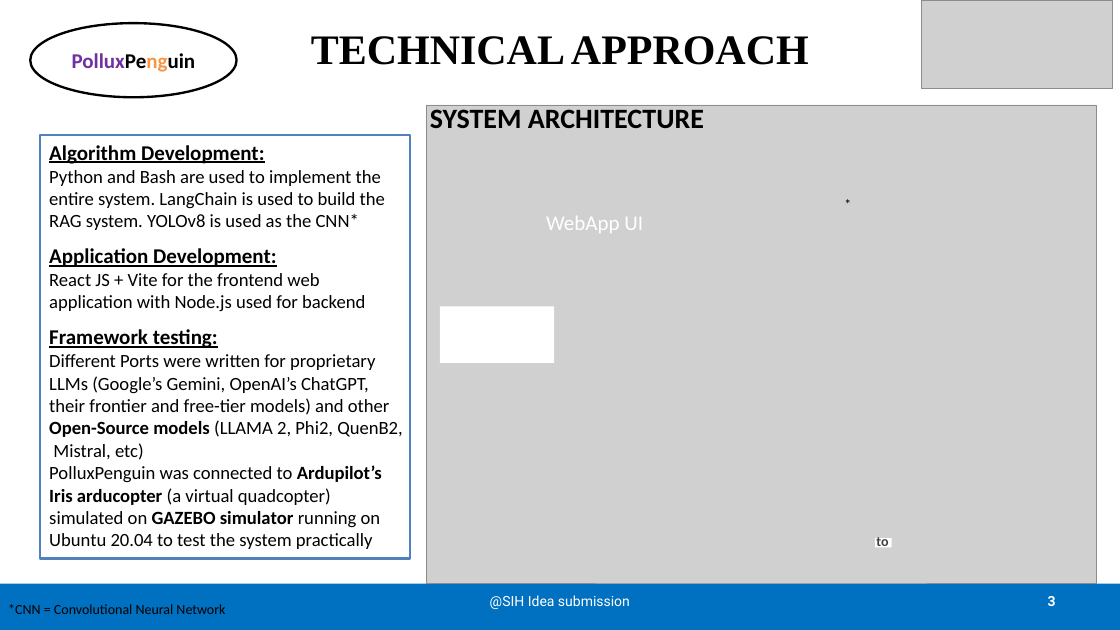
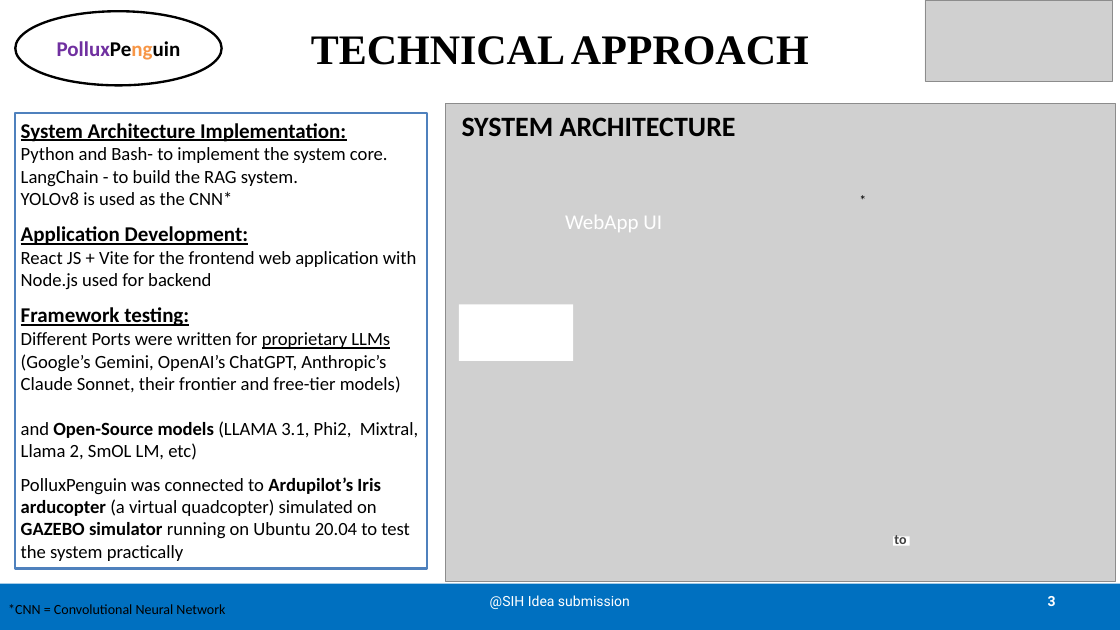
Before and after one commit to AradhyaSpace11/PolluxPenguin-beta, a slide deck: slide 3 of Docs/PolluxPenguin-PPT.pptx. Drawn at 1120x630 pixels with LibreOffice and Linux fonts; fonts in the diff are those of the drawing; grey boxes stand for pictures. Boxes give left, top, right and bottom in pixels: in the first picture for what was removed or moved away, otherwise in the second. Text is boxed around its words. In the diff, an @@ line names an element or a change of style, - is before the commit and + after.

```diff
--- a/Docs/PolluxPenguin-PPT.pptx
+++ b/Docs/PolluxPenguin-PPT.pptx
@@ ellipse "PolluxPenguin": place and size @@
-ellipse "PolluxPenguin" at box(30, 24, 237, 97)
+ellipse "PolluxPenguin" at box(15, 11, 222, 85)
@@ picture: place and size @@
-picture at box(922, 0, 1113, 88)
+picture at box(925, 0, 1112, 82)
@@ text "System Architecture Implementation:": place and size @@
-text "System Architecture Implementation:" at box(49, 145, 402, 528)
+text "System Architecture Implementation:" at box(21, 123, 418, 561)
@@ rectangle: place and size @@
-rectangle at box(40, 135, 410, 559)
+rectangle at box(15, 113, 427, 568)
@@ text "SYSTEM ARCHITECTURE" rewrapped from box(430, 105, 704, 128) to box(462, 117, 736, 136) @@
@@ text at box(21, 123, 388, 205): text changed @@
-Algorithm Development:
-Python and Bash are used to implement the entire system. LangChain is used to build the RAG system. YOLOv8 is used as the CNN*
+System Architecture Implementation:
+Python and Bash- to implement the system core. LangChain - to build the RAG system.
+YOLOv8 is used as the CNN*
@@ text "*": place and size @@
-text "*" at box(836, 192, 860, 217)
+text "*" at box(851, 187, 875, 213)
@@ rectangle: place and size @@
-rectangle at box(440, 307, 555, 363)
+rectangle at box(459, 304, 573, 360)
@@ text at box(21, 332, 418, 561): text changed @@
-Different Ports were written for proprietary LLMs (Google’s Gemini, OpenAI’s ChatGPT, their frontier and free-tier models) and other Open-Source models (LLAMA 2, Phi2, QuenB2, Mistral, etc)
-PolluxPenguin was connected to Ardupilot’s Iris arducopter (a virtual quadcopter) simulated on GAZEBO simulator running on Ubuntu 20.04 to test the system practically
+Different Ports were written for proprietary LLMs (Google’s Gemini, OpenAI’s ChatGPT, Anthropic’s Claude Sonnet, their frontier and free-tier models)
+and Open-Source models (LLAMA 3.1, Phi2, Mixtral, Llama 2, SmOL LM, etc)
+PolluxPenguin was connected to Ardupilot’s Iris arducopter (a virtual quadcopter) simulated on GAZEBO simulator running on Ubuntu 20.04 to test the system practically
@@ 2 texts, 1 picture, 1 rectangle: place and size @@
-2 texts, 1 picture, 1 rectangle at box(426, 105, 1096, 583)
+2 texts, 1 picture, 1 rectangle at box(445, 103, 1116, 581)
```
Also in this commit, not shown: 4 other slides changed, 3 other files.
